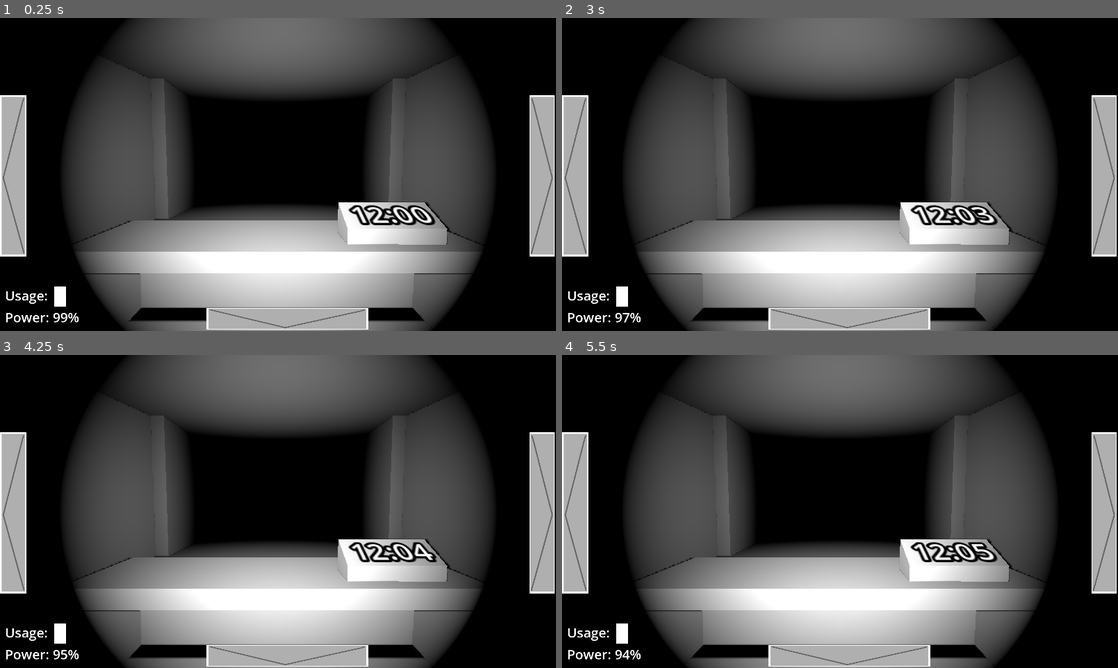
Above: before the commit, frames 1-4 (two rows, left to right).
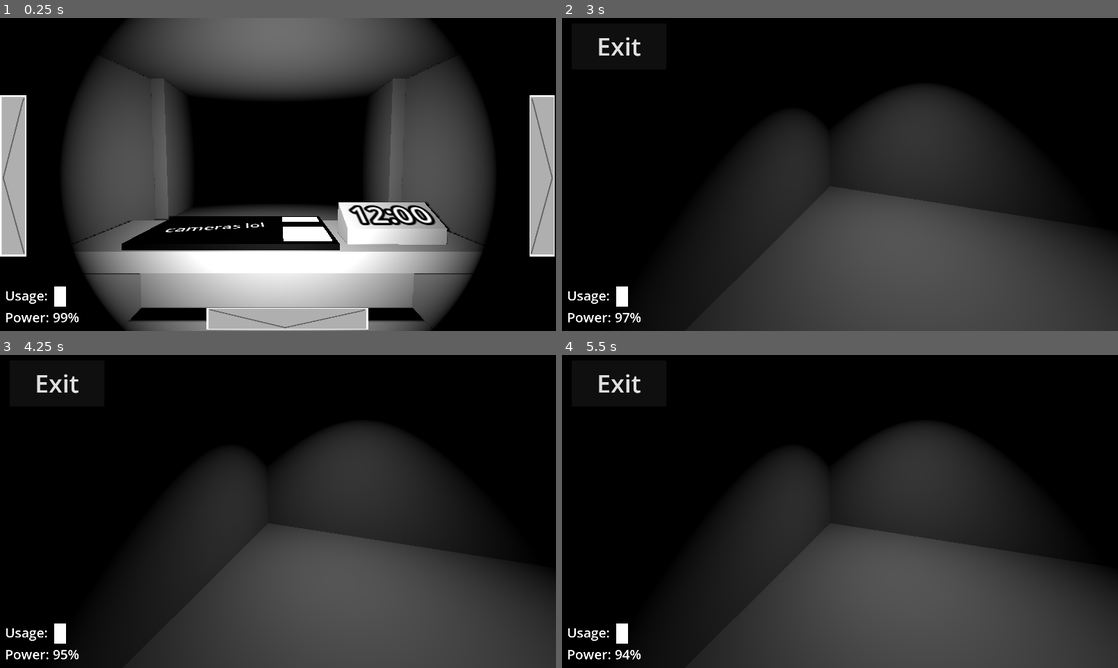
Above: after the commit, the same moments.

Repository: ChubbyBubbers/andrewsayshi
Game: Godot game, scene res://scenes/Emerson.tscn
Two runs of this game, one before a commit and one after it. Both use one fixed random seed, a clock stepped at 60 frames per second and the inputs below.
Inputs (mouse positions are in pixels of both pictures, inside the frame that each line leads up to):
- Up to frame 1 (0.25 s): no input
- Up to frame 2 (3 s): tap Enter at 0.5 s; move the mouse to (962, 158) at 0.52 s; click (962, 158) at 0.67 s; move the mouse to (728, 190) at 1.27 s; click (728, 190) at 1.42 s; move the mouse to (895, 105) at 2.02 s; click (895, 105) at 2.17 s; tap Space at 2.75 s; move the mouse to (812, 237) at 2.77 s; click (812, 237) at 2.92 s
- Up to frame 3 (4.25 s): tap Enter at 3.5 s; move the mouse to (444, 558) at 3.52 s; click (444, 558) at 3.67 s
- Up to frame 4 (5.5 s): move the mouse to (673, 464) at 4.27 s; click (673, 464) at 4.42 s; move the mouse to (867, 511) at 5.02 s; click (867, 511) at 5.17 s

The runs differ from the first frame. In frame 1, 3.7% of the frame differs, in the area x 21-62%, y 63-75%; in frame 2, 71%; in frame 3, 71%, in the area x 0-100%, y 0-100%; in frame 4, 71%.

Commit message:
update from home
ultra cool camera system update

Diff:
--- a/fivenightsgame/fivenightsintheroboticsroom/scenes/Emerson.tscn
+++ b/fivenightsgame/fivenightsintheroboticsroom/scenes/Emerson.tscn
@@ -6,6 +6,7 @@
 [ext_resource type="Script" uid="uid://b0xghl5aal1ls" path="res://scripts/doorright.gd" id="3_8lnp3"]
 [ext_resource type="Texture2D" uid="uid://belpmp10yauth" path="res://door.png" id="4_n8sj8"]
 [ext_resource type="Script" uid="uid://hit2y565eqwy" path="res://scripts/doorleft.gd" id="6_oirdo"]
+[ext_resource type="Script" uid="uid://cjxvgl5wqvchd" path="res://scripts/camera_system.gd" id="7_omgmk"]
 
 [sub_resource type="Environment" id="Environment_qxdrk"]
 background_mode = 1
@@ -26,6 +27,21 @@
 metallic = 0.74
 metallic_specular = 0.4
 roughness = 0.7
+
+[sub_resource type="BoxShape3D" id="BoxShape3D_cpm77"]
+size = Vector3(1.03844, 0.0773315, 0.474873)
+
+[sub_resource type="StandardMaterial3D" id="StandardMaterial3D_cpm77"]
+albedo_color = Color(0, 0, 0, 1)
+metallic = 0.27
+metallic_specular = 0.37
+roughness = 0.35
+
+[sub_resource type="BoxMesh" id="BoxMesh_omgmk"]
+
+[sub_resource type="StandardMaterial3D" id="StandardMaterial3D_omgmk"]
+
+[sub_resource type="BoxMesh" id="BoxMesh_ibxbd"]
 
 [node name="Node3D" type="Node3D"]
 script = ExtResource("1_if22f")
@@ -120,6 +136,15 @@
 horizontal_alignment = 1
 vertical_alignment = 1
 
+[node name="ExitButton" type="Button" parent="CharacterBody3D/Camera3D/Control"]
+layout_mode = 0
+offset_left = 31.0
+offset_top = 16.0
+offset_right = 359.0
+offset_bottom = 175.0
+theme_override_font_sizes/font_size = 86
+text = "Exit"
+
 [node name="SpotLight3D" type="SpotLight3D" parent="CharacterBody3D"]
 light_energy = 7.347
 light_indirect_energy = 2.556
@@ -275,9 +300,60 @@
 transform = Transform3D(0.245, 0, -4.01587e-08, 0, 0.245, 0, 4.01587e-08, 0, 0.245, 0, 0, 0)
 shape = SubResource("BoxShape3D_euq7m")
 
+[node name="CameraSystem" type="Node3D" parent="."]
+script = ExtResource("7_omgmk")
+
+[node name="Cam1" type="Camera3D" parent="CameraSystem"]
+transform = Transform3D(-0.937925, 0.125876, -0.323189, 3.1728e-08, 0.931818, 0.362926, 0.346837, 0.340397, -0.873976, 0, -5.17854, -4.599)
+
+[node name="Area3D" type="Area3D" parent="CameraSystem"]
+
+[node name="CollisionShape3D" type="CollisionShape3D" parent="CameraSystem/Area3D"]
+transform = Transform3D(1, 0, 0, 0, 1, 0, 0, 0, 1, -0.21891, 0.0855408, -1.12717)
+shape = SubResource("BoxShape3D_cpm77")
+
+[node name="MeshInstance3D" type="MeshInstance3D" parent="CameraSystem/Area3D"]
+transform = Transform3D(1, 0, 0, 0, 0.103354, 0, 0, 0, 0.473143, -0.218955, 0.0388708, -1.14757)
+material_override = SubResource("StandardMaterial3D_cpm77")
+mesh = SubResource("BoxMesh_omgmk")
+
+[node name="MeshInstance3D2" type="MeshInstance3D" parent="CameraSystem/Area3D"]
+transform = Transform3D(0.230512, 0, 0, 0, 0.0398133, 0, 0, 0, 0.190769, 0.139206, 0.0787098, -1.03729)
+material_override = SubResource("StandardMaterial3D_omgmk")
+mesh = SubResource("BoxMesh_ibxbd")
+
+[node name="MeshInstance3D3" type="MeshInstance3D" parent="CameraSystem/Area3D"]
+transform = Transform3D(0.230512, 0, 0, 0, 0.0398133, 0, 0, 0, 0.0856869, 0.139206, 0.0787098, -1.29543)
+material_override = SubResource("StandardMaterial3D_omgmk")
+mesh = SubResource("BoxMesh_ibxbd")
+
+[node name="Label3D" type="Label3D" parent="CameraSystem/Area3D"]
+transform = Transform3D(0.602479, -0.117304, -7.57462e-09, -5.24816e-16, -2.95897e-08, 1, -0.106006, -0.666693, -4.30501e-08, -0.346653, 0.0950744, -1.13749)
+text = "cameras lol"
+
+[node name="SpotLight3D" type="SpotLight3D" parent="CameraSystem"]
+transform = Transform3D(1, 0, 0, 0, -4.37114e-08, 1, 0, -1, -4.37114e-08, 0, -3.94867, -2.58008)
+
+[node name="Cam1Stuffs" type="Node3D" parent="."]
+
+[node name="Floor2" type="CSGBox3D" parent="Cam1Stuffs"]
+transform = Transform3D(1, 0, 0, 0, 1, 0, 0, 0, 1, 0, -7.20476, -1.73792)
+size = Vector3(11, 1, 15)
+
+[node name="Box" type="CSGBox3D" parent="Cam1Stuffs"]
+transform = Transform3D(1, 0, 0, 0, 1, 0, 0, 0, 1, -0.634361, -6.07557, 0.444208)
+size = Vector3(6.74144, 2.72308, 3.91895)
+
+[node name="Box2" type="CSGBox3D" parent="Cam1Stuffs"]
+transform = Transform3D(1, 0, 0, 0, 1, 0, 0, 0, 1, 2.84282, -6.07557, -2.13746)
+size = Vector3(3.0122, 2.72308, 9.08228)
+
+[connection signal="input_event" from="CharacterBody3D" to="CameraSystem" method="_on_character_body_3d_input_event"]
 [connection signal="mouse_entered" from="CharacterBody3D/Camera3D/Control/TextureRect" to="CharacterBody3D" method="_on_texture_rect_mouse_entered"]
 [connection signal="mouse_entered" from="CharacterBody3D/Camera3D/Control/TextureRect2" to="CharacterBody3D" method="_on_texture_rect_2_mouse_entered"]
 [connection signal="mouse_entered" from="CharacterBody3D/Camera3D/Control/TextureRect3" to="CharacterBody3D" method="_on_texture_rect_3_mouse_entered"]
+[connection signal="pressed" from="CharacterBody3D/Camera3D/Control/ExitButton" to="CameraSystem" method="_on_exit_button_pressed"]
 [connection signal="timeout" from="ClockBase/Second" to="." method="_on_second_timeout"]
 [connection signal="input_event" from="RightSide/DoorRight/ButtonR/Area3D" to="RightSide/DoorRight" method="_on_area_3d_input_event"]
 [connection signal="input_event" from="LeftSide/DoorLeft/ButtonL/Area3D" to="LeftSide/DoorLeft" method="_on_area_3d_input_event"]
+[connection signal="input_event" from="CameraSystem/Area3D" to="CameraSystem" method="_on_area_3d_input_event"]
--- /dev/null
+++ b/fivenightsgame/fivenightsintheroboticsroom/scripts/camera_system.gd
@@ -0,0 +1,25 @@
+extends Node3D
+
+@onready var originCam = $"../CharacterBody3D/Camera3D"
+@onready var cam1 = $Cam1
+@onready var player = $"../CharacterBody3D"
+@onready var exitButton = $"../CharacterBody3D/Camera3D/Control/ExitButton"
+
+@onready var activeCam = $Cam1
+var inProcess = false
+
+func _on_area_3d_input_event(camera: Node, event: InputEvent, event_position: Vector3, normal: Vector3, shape_idx: int) -> void:
+	if event is InputEventMouseButton:
+		if event.button_index == MOUSE_BUTTON_LEFT and event.pressed == true and inProcess == false and player.state == 2:
+			inProcess = true
+			player.state = -1
+			activeCam.current = true
+			originCam.current = false
+
+			inProcess = false
+
+# exit button on the top left of the screen
+func _on_exit_button_pressed() -> void:
+	activeCam.current = false
+	originCam.current = true
+	player.state = 2
--- a/fivenightsgame/fivenightsintheroboticsroom/scripts/character_body_3d.gd
+++ b/fivenightsgame/fivenightsintheroboticsroom/scripts/character_body_3d.gd
@@ -4,9 +4,10 @@
 @onready var left = $Camera3D/Control/TextureRect
 @onready var right = $Camera3D/Control/TextureRect2
 @onready var down = $Camera3D/Control/TextureRect3
+@onready var exitButton = $Camera3D/Control/ExitButton
 
 @export var state = 2
-var inProcess = false
+@export var inProcess = false
 var downTopPos = Vector2(1270, 1000)
 var downBotPos = Vector2(1270, 0)
 
@@ -34,12 +35,16 @@
 func _process(delta: float) -> void:
 	if inProcess == true:
 		_hideAll()
+	elif state == -1:
+		_hideAll()
+		_unhide(exitButton)
 	elif state == 1:
 		_hide(left)
 		_unhide(right)
 		_hide(down)
 	elif state == 2:
 		_unhideAll()
+		_hide(exitButton)
 	elif state == 3:
 		_unhide(left)
 		_hide(right)
--- a/fivenightsgame/fivenightsintheroboticsroom/scripts/game.gd
+++ b/fivenightsgame/fivenightsintheroboticsroom/scripts/game.gd
@@ -68,7 +68,6 @@
 	power = power - 1*rate*delta
 	power = clamp(power, 0, 100)
 	powerLabel.text = "Power: " + str(int(power)) + "%"
-	print(power)
 
 func _win() -> void:
 	print("you win wowwwwwwwwwwwww")
Binary file added: fivenightsgame/fivenightsintheroboticsroom/MapOutline.png
Not shown, added: fivenightsgame/fivenightsintheroboticsroom/MapOutline.png.import
Not shown: 1 places in fivenightsgame/fivenightsintheroboticsroom/scenes/Emerson.tscn that only renumber resources
Not shown, added: fivenightsgame/fivenightsintheroboticsroom/scripts/camera_system.gd.uid
